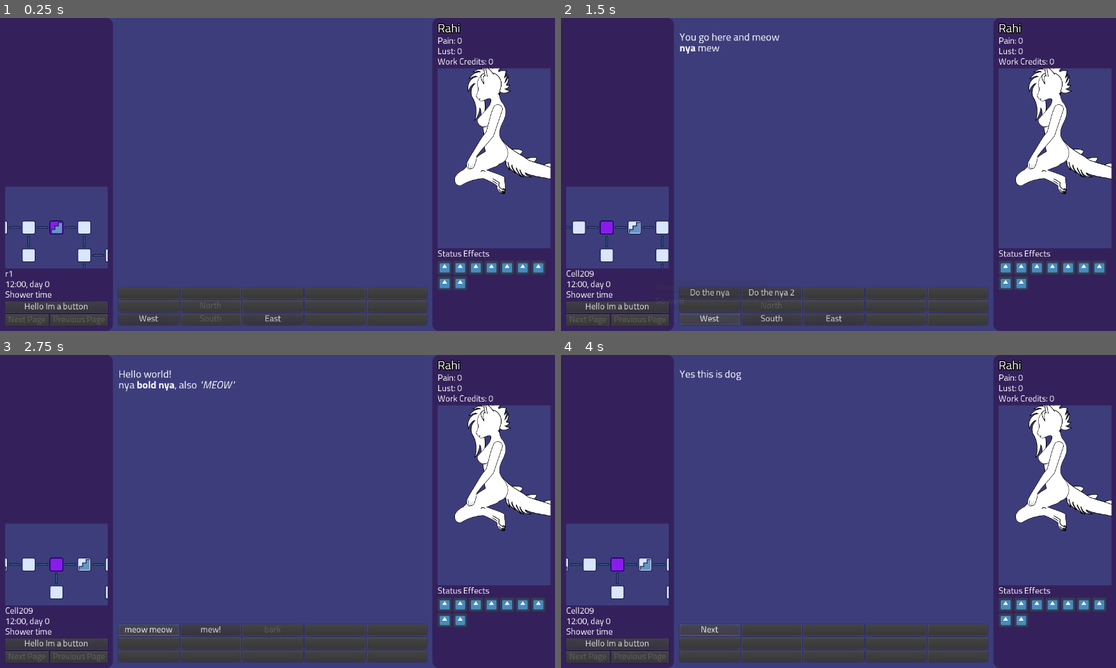
Above: before the commit, frames 1-4 (two rows, left to right).
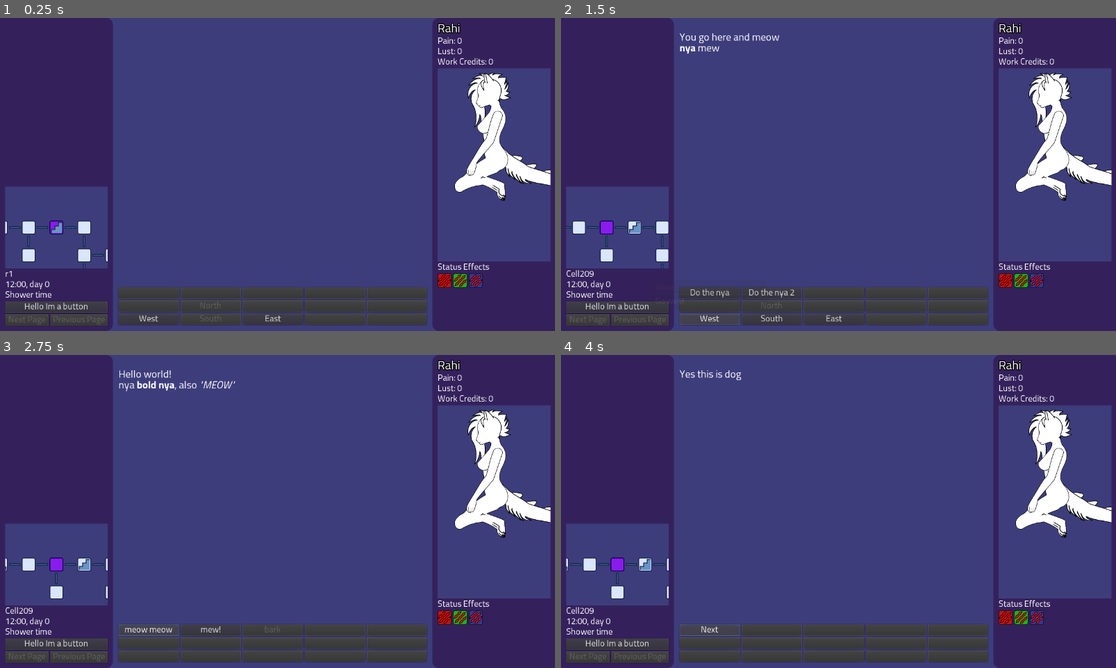
Above: after the commit, the same moments.

Repository: Alexofp/BDCC
Game: Godot game, scene res://Game/MainScene.tscn
Same seed, same stepped clock (60 frames per second), same inputs: the game is played once before the commit and once after it. The engine's default icon, where the game draws it, is replaced by a stand-in: a white triangle on a blue panel in a dark square.
Inputs:
- Up to frame 1 (0.25 s): no input
- Up to frame 2 (1.5 s): click "Hello Im a button" at 0.5 s; click "West" at 1.25 s
- Up to frame 3 (2.75 s): click "Do the nya" at 2 s
- Up to frame 4 (4 s): click "meow meow" at 2.75 s; click "Next" at 3.5 s

The runs differ from the first frame. In frame 1, 3.7% of the frame differs, in the area x 78-100%, y 16-87%; in frame 2, 3.7%; in frame 3, 3.7%; in frame 4, 3.7%.

Commit message:
Initial Status Effects UI panel

Diff:
--- /dev/null
+++ b/AssetsSource/StatusEffects_inkscape.svg
@@ -0,0 +1,74 @@
+<?xml version="1.0" encoding="UTF-8" standalone="no"?>
+<!-- Created with Inkscape (http://www.inkscape.org/) -->
+
+<svg
+   width="128"
+   height="32"
+   viewBox="0 0 33.866666 8.4666669"
+   version="1.1"
+   id="svg5"
+   inkscape:version="1.1 (c68e22c387, 2021-05-23)"
+   sodipodi:docname="StatusEffects_inkscape.svg"
+   inkscape:export-filename="E:\godot\projects\LewdGame\AssetsSource\StatusEffects_inkscape.png"
+   inkscape:export-xdpi="192"
+   inkscape:export-ydpi="192"
+   xmlns:inkscape="http://www.inkscape.org/namespaces/inkscape"
+   xmlns:sodipodi="http://sodipodi.sourceforge.net/DTD/sodipodi-0.dtd"
+   xmlns="http://www.w3.org/2000/svg"
+   xmlns:svg="http://www.w3.org/2000/svg">
+  <sodipodi:namedview
+     id="namedview7"
+     pagecolor="#ffffff"
+     bordercolor="#666666"
+     borderopacity="1.0"
+     inkscape:pageshadow="2"
+     inkscape:pageopacity="0.0"
+     inkscape:pagecheckerboard="0"
+     inkscape:document-units="mm"
+     showgrid="false"
+     units="px"
+     inkscape:zoom="10.641158"
+     inkscape:cx="17.056415"
+     inkscape:cy="18.794947"
+     inkscape:window-width="1920"
+     inkscape:window-height="1018"
+     inkscape:window-x="-8"
+     inkscape:window-y="-8"
+     inkscape:window-maximized="1"
+     inkscape:current-layer="layer1">
+    <inkscape:grid
+       type="xygrid"
+       id="grid824"
+       empspacing="4" />
+  </sodipodi:namedview>
+  <defs
+     id="defs2" />
+  <g
+     inkscape:label="Layer 1"
+     inkscape:groupmode="layer"
+     id="layer1">
+    <rect
+       style="fill:#ffe0b2;stroke:none;stroke-width:0.529167;stroke-linecap:square;stroke-linejoin:round"
+       id="rect1523"
+       width="8.4666662"
+       height="8.4666662"
+       x="0"
+       y="0"
+       ry="0" />
+    <path
+       style="fill:#ec0000;stroke:#000000;stroke-width:0.264583px;stroke-linecap:butt;stroke-linejoin:miter;stroke-opacity:1;fill-opacity:1"
+       d="M 1.0583333,7.4083332 1.5875,5.8208333 2.9104167,5.0270833 3.7041667,3.7041667 5.0270833,2.9104167 5.8208333,1.5875 7.4083332,1.0583333 6.8791667,2.6458333 5.55625,3.4395833 4.7625,4.7625 3.4395833,5.5562499 2.6458333,6.8791667 Z"
+       id="path864"
+       sodipodi:nodetypes="ccccccccccccc" />
+    <path
+       style="fill:#ec0000;stroke:#000000;stroke-width:0.264583px;stroke-linecap:butt;stroke-linejoin:miter;stroke-opacity:1;fill-opacity:1"
+       d="M 3.7041665,7.9374999 4.2333332,6.35 5.55625,5.55625 6.3500001,4.2333333 7.9374995,3.7041666 l -0.529166,1.5875 -1.3229169,0.79375 -0.7937501,1.3229168 z"
+       id="path864-8"
+       sodipodi:nodetypes="ccccccccc" />
+    <path
+       style="fill:#ec0000;stroke:#000000;stroke-width:0.264583px;stroke-linecap:butt;stroke-linejoin:miter;stroke-opacity:1;fill-opacity:1"
+       d="M 0.5291665,4.7624999 1.0583332,3.175 2.38125,2.38125 3.1750001,1.0583333 4.7624995,0.5291666 l -0.529166,1.5875 -1.3229169,0.79375 -0.7937501,1.3229168 z"
+       id="path864-8-4"
+       sodipodi:nodetypes="ccccccccc" />
+  </g>
+</svg>
--- a/Game/PlayerPanel.tscn
+++ b/Game/PlayerPanel.tscn
@@ -1,10 +1,9 @@
-[gd_scene load_steps=8 format=2]
+[gd_scene load_steps=7 format=2]
 
 [ext_resource path="res://Player/Doll.tscn" type="PackedScene" id=1]
 [ext_resource path="res://GlobalTheme.tres" type="Theme" id=2]
-[ext_resource path="res://icon.png" type="Texture" id=3]
+[ext_resource path="res://UI/StatusEffectsPanel/StatusEffectsPanel.tscn" type="PackedScene" id=3]
 [ext_resource path="res://Game/PlayerPanel.gd" type="Script" id=4]
-[ext_resource path="res://UI/FlexGridContainer.gd" type="Script" id=5]
 [ext_resource path="res://Fonts/Titillium-Regular.otf" type="DynamicFontData" id=6]
 
 [sub_resource type="DynamicFont" id=1]
@@ -52,13 +51,13 @@
 [node name="ViewportContainer" type="ViewportContainer" parent="."]
 margin_top = 104.0
 margin_right = 279.0
-margin_bottom = 542.0
+margin_bottom = 572.0
 size_flags_horizontal = 3
 size_flags_vertical = 3
 stretch = true
 
 [node name="Viewport" type="Viewport" parent="ViewportContainer"]
-size = Vector2( 279, 438 )
+size = Vector2( 279, 468 )
 handle_input_locally = false
 render_target_update_mode = 3
 
@@ -68,107 +67,18 @@
 [node name="Doll" parent="ViewportContainer/Viewport" instance=ExtResource( 1 )]
 
 [node name="StatusEffectsLabel" type="Label" parent="."]
-margin_top = 546.0
+margin_top = 576.0
 margin_right = 279.0
-margin_bottom = 566.0
+margin_bottom = 596.0
 text = "Status Effects"
 
-[node name="FlexGridContainer" type="Container" parent="."]
-margin_top = 570.0
+[node name="FlexGridContainer" parent="." instance=ExtResource( 3 )]
+anchor_right = 0.0
+anchor_bottom = 0.0
+margin_top = 600.0
 margin_right = 279.0
 margin_bottom = 720.0
-rect_min_size = Vector2( 0, 150 )
-script = ExtResource( 5 )
-
-[node name="TextureRect" type="TextureRect" parent="FlexGridContainer"]
-margin_right = 32.0
-margin_bottom = 32.0
-rect_min_size = Vector2( 32, 32 )
-size_flags_horizontal = 0
-size_flags_vertical = 0
-texture = ExtResource( 3 )
-expand = true
-
-[node name="TextureRect2" type="TextureRect" parent="FlexGridContainer"]
-margin_left = 36.0
-margin_right = 68.0
-margin_bottom = 32.0
-rect_min_size = Vector2( 32, 32 )
-size_flags_horizontal = 0
-size_flags_vertical = 0
-texture = ExtResource( 3 )
-expand = true
-
-[node name="TextureRect3" type="TextureRect" parent="FlexGridContainer"]
-margin_left = 72.0
-margin_right = 104.0
-margin_bottom = 32.0
-rect_min_size = Vector2( 32, 32 )
-size_flags_horizontal = 0
-size_flags_vertical = 0
-texture = ExtResource( 3 )
-expand = true
-
-[node name="TextureRect4" type="TextureRect" parent="FlexGridContainer"]
-margin_left = 108.0
-margin_right = 140.0
-margin_bottom = 32.0
-rect_min_size = Vector2( 32, 32 )
-size_flags_horizontal = 0
-size_flags_vertical = 0
-texture = ExtResource( 3 )
-expand = true
-
-[node name="TextureRect5" type="TextureRect" parent="FlexGridContainer"]
-margin_left = 144.0
-margin_right = 176.0
-margin_bottom = 32.0
-rect_min_size = Vector2( 32, 32 )
-size_flags_horizontal = 0
-size_flags_vertical = 0
-texture = ExtResource( 3 )
-expand = true
-
-[node name="TextureRect6" type="TextureRect" parent="FlexGridContainer"]
-margin_left = 180.0
-margin_right = 212.0
-margin_bottom = 32.0
-rect_min_size = Vector2( 32, 32 )
-size_flags_horizontal = 0
-size_flags_vertical = 0
-texture = ExtResource( 3 )
-expand = true
-
-[node name="TextureRect7" type="TextureRect" parent="FlexGridContainer"]
-margin_left = 216.0
-margin_right = 248.0
-margin_bottom = 32.0
-rect_min_size = Vector2( 32, 32 )
-size_flags_horizontal = 0
-size_flags_vertical = 0
-texture = ExtResource( 3 )
-expand = true
-
-[node name="TextureRect8" type="TextureRect" parent="FlexGridContainer"]
-margin_top = 36.0
-margin_right = 32.0
-margin_bottom = 68.0
-rect_min_size = Vector2( 32, 32 )
-size_flags_horizontal = 0
-size_flags_vertical = 0
-texture = ExtResource( 3 )
-expand = true
-
-[node name="TextureRect9" type="TextureRect" parent="FlexGridContainer"]
-margin_left = 36.0
-margin_top = 36.0
-margin_right = 68.0
-margin_bottom = 68.0
-rect_min_size = Vector2( 32, 32 )
-size_flags_horizontal = 0
-size_flags_vertical = 0
-texture = ExtResource( 3 )
-expand = true
+rect_min_size = Vector2( 0, 120 )
 
 [connection signal="mouse_entered" from="ViewportContainer" to="." method="_on_ViewportContainer_mouse_entered"]
 [connection signal="mouse_exited" from="ViewportContainer" to="." method="_on_ViewportContainer_mouse_exited"]
--- /dev/null
+++ b/UI/StatusEffectsPanel/EffectUIBlock.gd
@@ -0,0 +1,22 @@
+extends Panel
+
+
+var effectName
+var effectDesc
+
+# Called when the node enters the scene tree for the first time.
+func _ready():
+	pass # Replace with function body.
+
+func makeRed():
+	self_modulate = Color(0.7, 0.1, 0.1)
+
+func makeGreen():
+	self_modulate = Color(0.1, 0.7, 0.1)
+
+func setTexture(texture: String):
+	$TextureRect.texture = load(texture)
+
+func setNameAndDesc(newname: String, newdesc: String):
+	effectName = newname
+	effectDesc = newdesc
--- /dev/null
+++ b/UI/StatusEffectsPanel/EffectUIBlock.tscn
@@ -0,0 +1,37 @@
+[gd_scene load_steps=4 format=2]
+
+[ext_resource path="res://UI/StatusEffectsPanel/EffectUIBlock.gd" type="Script" id=2]
+
+[sub_resource type="StyleBoxFlat" id=1]
+bg_color = Color( 1, 1, 1, 1 )
+border_width_left = 1
+border_width_top = 1
+border_width_right = 1
+border_width_bottom = 1
+border_color = Color( 0.0392157, 0.0509804, 0.117647, 1 )
+corner_radius_top_left = 4
+corner_radius_top_right = 4
+corner_radius_bottom_right = 4
+corner_radius_bottom_left = 4
+
+[sub_resource type="Theme" id=2]
+Panel/styles/panel = SubResource( 1 )
+
+[node name="EffectUIBlock" type="Panel"]
+self_modulate = Color( 0.207843, 0.227451, 0.556863, 1 )
+margin_right = 32.0
+margin_bottom = 32.0
+rect_min_size = Vector2( 32, 32 )
+theme = SubResource( 2 )
+script = ExtResource( 2 )
+__meta__ = {
+"_edit_use_anchors_": false
+}
+
+[node name="TextureRect" type="TextureRect" parent="."]
+anchor_right = 1.0
+anchor_bottom = 1.0
+expand = true
+__meta__ = {
+"_edit_use_anchors_": false
+}
--- /dev/null
+++ b/UI/StatusEffectsPanel/StatusEffectsPanel.gd
@@ -0,0 +1,49 @@
+extends Control
+class_name StatusEffectsPanel
+
+var uiblockScene = preload("res://UI/StatusEffectsPanel/EffectUIBlock.tscn")
+
+var battleEffects = []
+var statusEffects = []
+
+enum EffectType {Normal, Green, Red}
+
+onready var optionTooltip = $CanvasLayer/TooltipDisplay
+onready var flexContainer = $FlexGridContainer
+
+# Called when the node enters the scene tree for the first time.
+func _ready():
+	addBattleEffect(EffectType.Normal, "Bleeding", "You bleed", "res://UI/StatusEffectsPanel/images/bleeding.png")
+	addBattleEffect(EffectType.Green, "Bleeding", "You bleed", "res://UI/StatusEffectsPanel/images/bleeding.png")
+	addBattleEffect(EffectType.Red, "Bleeding", "You bleed", "res://UI/StatusEffectsPanel/images/bleeding.png")
+	#clearBattleEffects()
+	#addBattleEffect(EffectType.Red, "Bleeding 2", "You bleed 2", "res://UI/StatusEffectsPanel/images/bleeding.png")
+
+func addBattleEffect(type, text, desc, texture = null):
+	var block = uiblockScene.instance()
+	if(type == EffectType.Green):
+		block.makeGreen()
+	if(type == EffectType.Red):
+		block.makeRed()
+	if(texture):
+		block.setTexture(texture)
+	block.setNameAndDesc(text, desc)
+	block.connect("mouse_entered", self, "onBlockMouseEntered", [block])
+	block.connect("mouse_exited", self, "onBlockMouseExited")
+	battleEffects.append(block)
+
+	flexContainer.add_child(block)
+	flexContainer.move_child(block, 0)
+
+func onBlockMouseEntered(block):
+	optionTooltip.set_is_active(true)
+	optionTooltip.set_text(block.effectName, block.effectDesc)
+
+func onBlockMouseExited():
+	optionTooltip.set_is_active(false)
+
+func clearBattleEffects():
+	for b in battleEffects:
+		flexContainer.remove_child(b)
+		b.queue_free()
+	battleEffects = []
--- /dev/null
+++ b/UI/StatusEffectsPanel/StatusEffectsPanel.tscn
@@ -0,0 +1,29 @@
+[gd_scene load_steps=4 format=2]
+
+[ext_resource path="res://UI/FlexGridContainer.gd" type="Script" id=1]
+[ext_resource path="res://Game/TooltipDisplay.tscn" type="PackedScene" id=3]
+[ext_resource path="res://UI/StatusEffectsPanel/StatusEffectsPanel.gd" type="Script" id=4]
+
+[node name="StatusEffectsPanel" type="Control"]
+anchor_right = 1.0
+anchor_bottom = 1.0
+script = ExtResource( 4 )
+__meta__ = {
+"_edit_use_anchors_": false
+}
+
+[node name="FlexGridContainer" type="Container" parent="."]
+anchor_right = 1.0
+anchor_bottom = 1.0
+script = ExtResource( 1 )
+__meta__ = {
+"_edit_use_anchors_": false
+}
+
+[node name="CanvasLayer" type="CanvasLayer" parent="."]
+
+[node name="TooltipDisplay" parent="CanvasLayer" instance=ExtResource( 3 )]
+margin_left = 30.2906
+margin_top = -128.289
+margin_right = 280.291
+margin_bottom = -96.289
--- a/project.godot
+++ b/project.godot
@@ -84,6 +84,11 @@
 "language": "GDScript",
 "path": "res://Scenes/SceneBase.gd"
 }, {
+"base": "Control",
+"class": "StatusEffectsPanel",
+"language": "GDScript",
+"path": "res://UI/StatusEffectsPanel/StatusEffectsPanel.gd"
+}, {
 "base": "Node2D",
 "class": "SubGameWorld",
 "language": "GDScript",
@@ -110,6 +115,7 @@
 "RNGTools": "",
 "RoomAction": "",
 "SceneBase": "",
+"StatusEffectsPanel": "",
 "SubGameWorld": "",
 "Util": ""
 }
Not shown, added: AssetsSource/StatusEffects_inkscape.svg.import
Binary file added: UI/StatusEffectsPanel/images/bleeding.png
Not shown, added: UI/StatusEffectsPanel/images/bleeding.png.import
